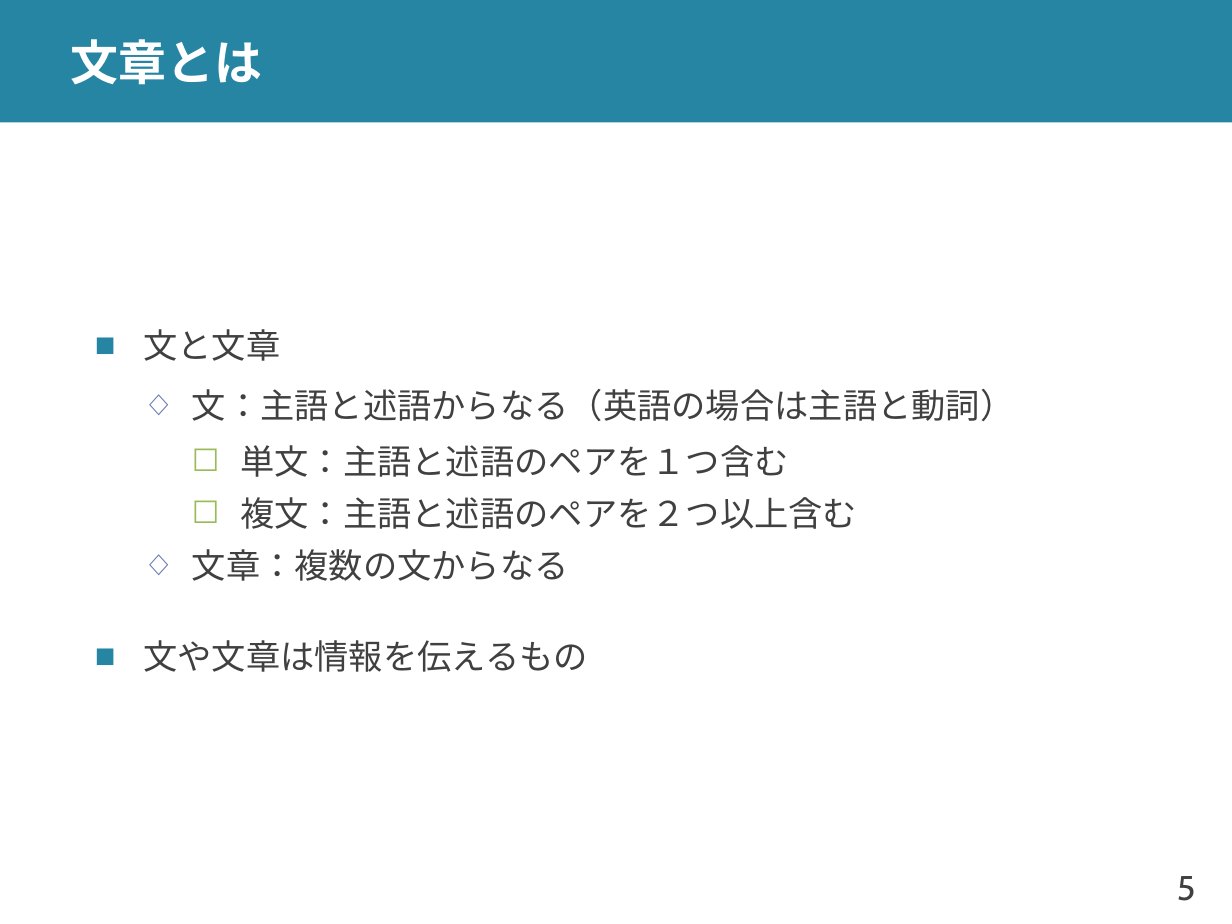
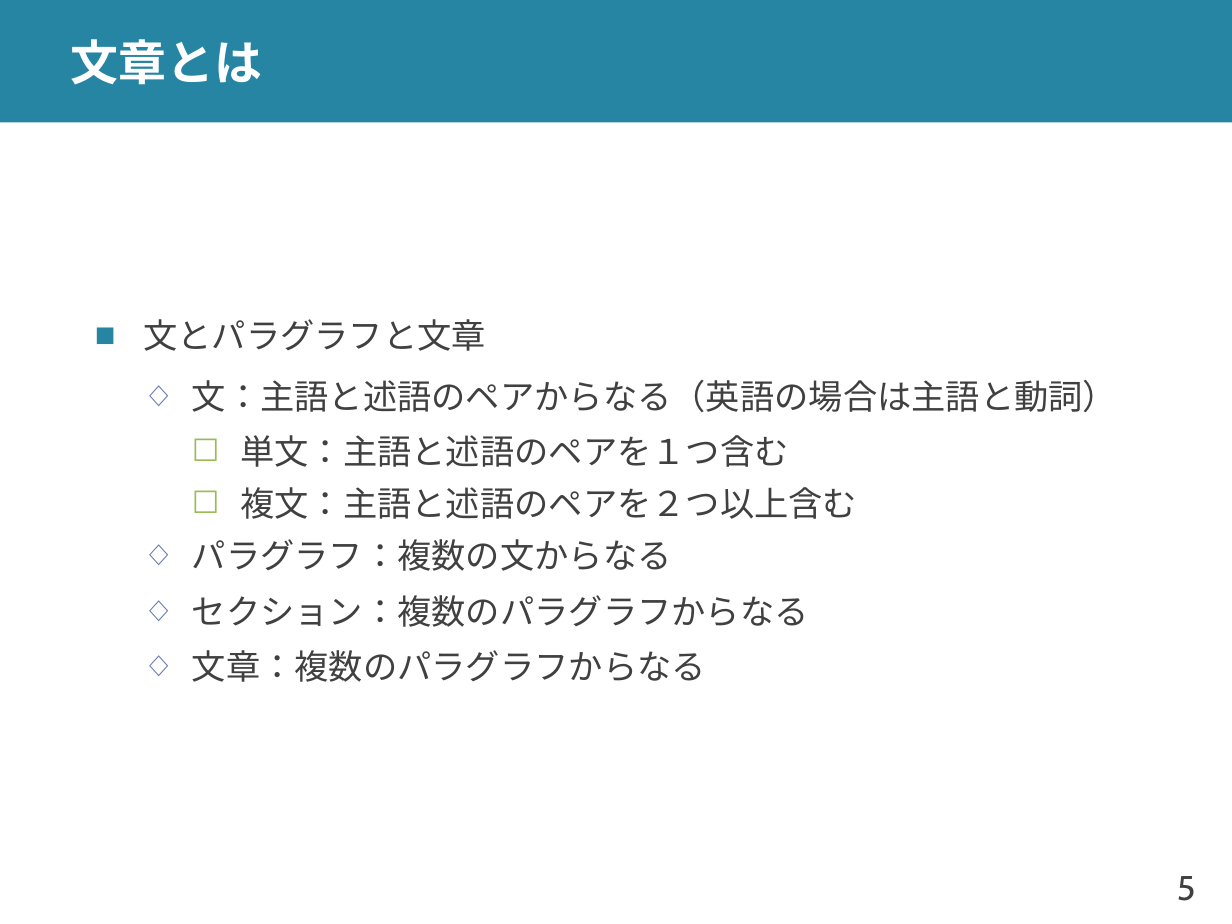
Before and after one commit to shioya-lab/how-to, a slide deck: slide 5 of composition.pptx. Drawn at 1232x924 pixels with LibreOffice and Linux fonts; fonts in the diff are those of the drawing. Boxes give left, top, right and bottom in pixels: in the first picture for what was removed or moved away, otherwise in the second. Text is boxed around its words. In the diff, an @@ line names an element or a change of style, - is before the commit and + after.

```diff
--- a/composition.pptx
+++ b/composition.pptx
@@ text at (143, 319, 1117, 412): text changed @@
-■ 文と文章
-  ◇ 文：主語と述語からなる（英語の場合は主語と動詞）
+■ 文とパラグラフと文章
+  ◇ 文：主語と述語のペアからなる（英語の場合は主語と動詞）
@@ text at (192, 539, 809, 682): text changed @@
-  ◇ 文章：複数の文からなる
-■ 文や文章は情報を伝えるもの
+  ◇ パラグラフ：複数の文からなる
+  ◇ セクション：複数のパラグラフからなる
+  ◇ 文章：複数のパラグラフからなる
```
Also in this commit, not shown: 1 slide added.
